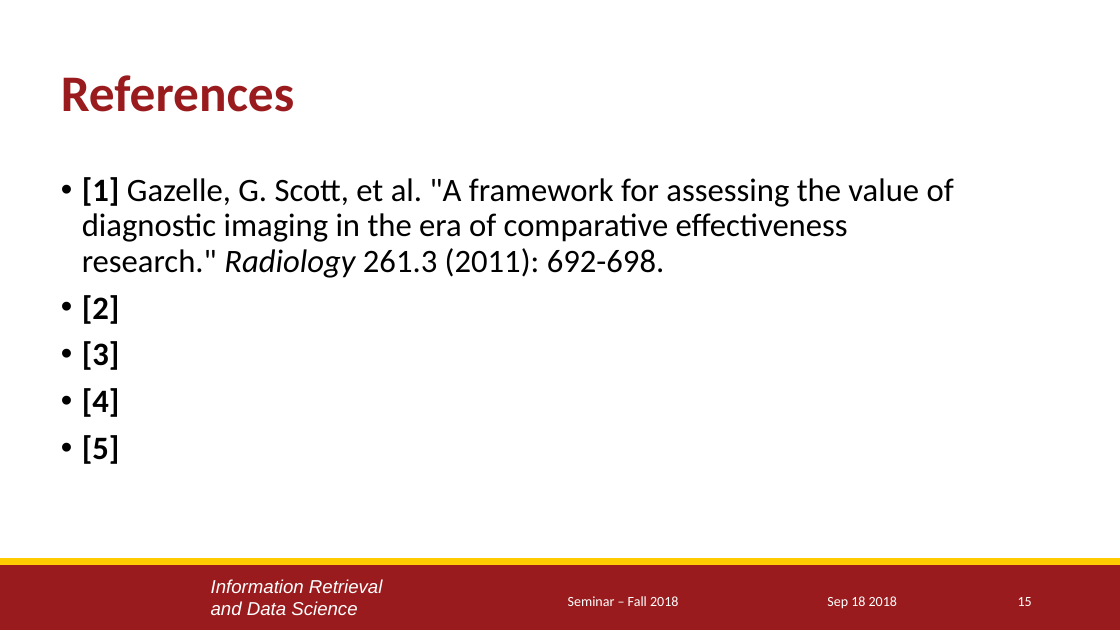
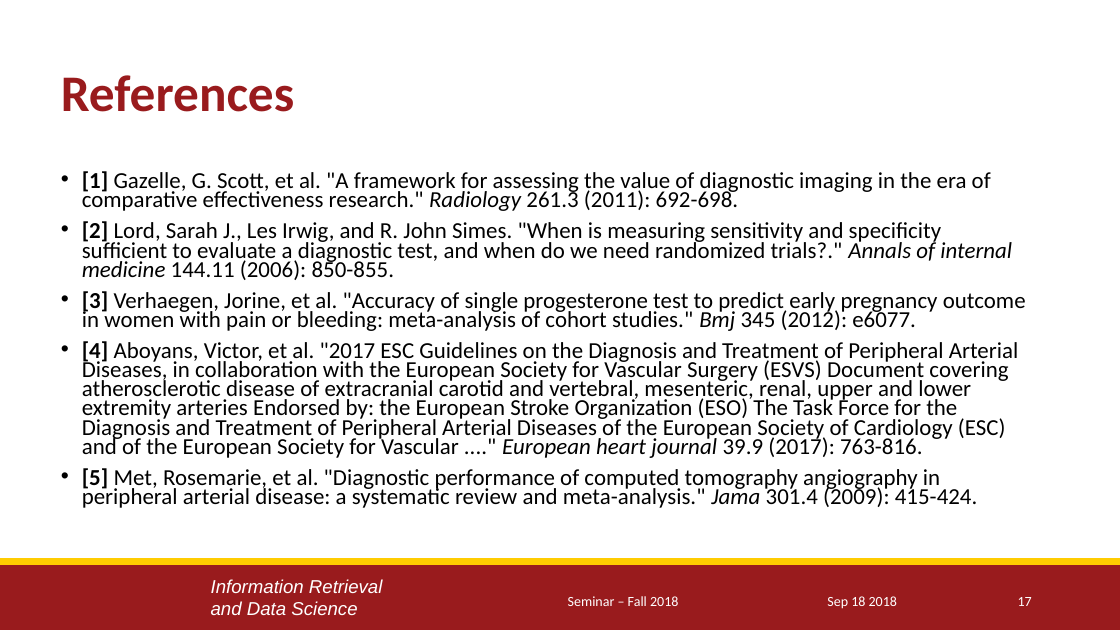
Before and after one commit to yuesOctober/survey, a slide deck: slide 17 of Presentation_1.pptx (slide 15 before the commit). Drawn at 1120x630 pixels with LibreOffice and Linux fonts; fonts in the diff are those of the drawing; background and template pictures are left out. Boxes give left, top, right and bottom in pixels: in the first picture for what was removed or moved away, otherwise in the second. Text is boxed around its words. In the diff, an @@ line names an element or a change of style, - is before the commit and + after.

```diff
--- a/Presentation_1.pptx
+++ b/Presentation_1.pptx
@@ text at [82, 171, 991, 211]: size 21 to 14.7 pt in "[1] Gazelle, G. Scott, et al. "A ..."; line spacing 0.9 to 0.7 @@
@@ text at [82, 221, 1026, 508]: text changed; size 21 to 14.7 pt; bold off @@
-• [2]
-• [3]
-• [4]
-• [5]
+• [2] Lord, Sarah J., Les Irwig, and R. John Simes. "When is measuring sensitivity and specificity sufficient to evaluate a diagnostic test, and when do we need randomized trials?." Annals of internal medicine 144.11 (2006): 850-855.
+• [3] Verhaegen, Jorine, et al. "Accuracy of single progesterone test to predict early pregnancy outcome in women with pain or bleeding: meta-analysis of cohort studies." Bmj 345 (2012): e6077.
+• [4] Aboyans, Victor, et al. "2017 ESC Guidelines on the Diagnosis and Treatment of Peripheral Arterial Diseases, in collaboration with the European Society for Vascular Surgery (ESVS) Document covering atherosclerotic disease of extracranial carotid and vertebral, mesenteric, renal, upper and lower extremity arteries Endorsed by: the European Stroke Organization (ESO) The Task Force for the Diagnosis and Treatment of Peripheral Arterial Diseases of the European Society of Cardiology (ESC) and of the European Society for Vascular ...." European heart journal 39.9 (2017): 763-816.
+• [5] Met, Rosemarie, et al. "Diagnostic performance of computed tomography angiography in peripheral arterial disease: a systematic review and meta-analysis." Jama 301.4 (2009): 415-424.
@@ page number at [1018, 597, 1032, 606]: text changed @@
-15
+17
```
Also in this commit, not shown: 8 other slides changed, 2 slides added.
